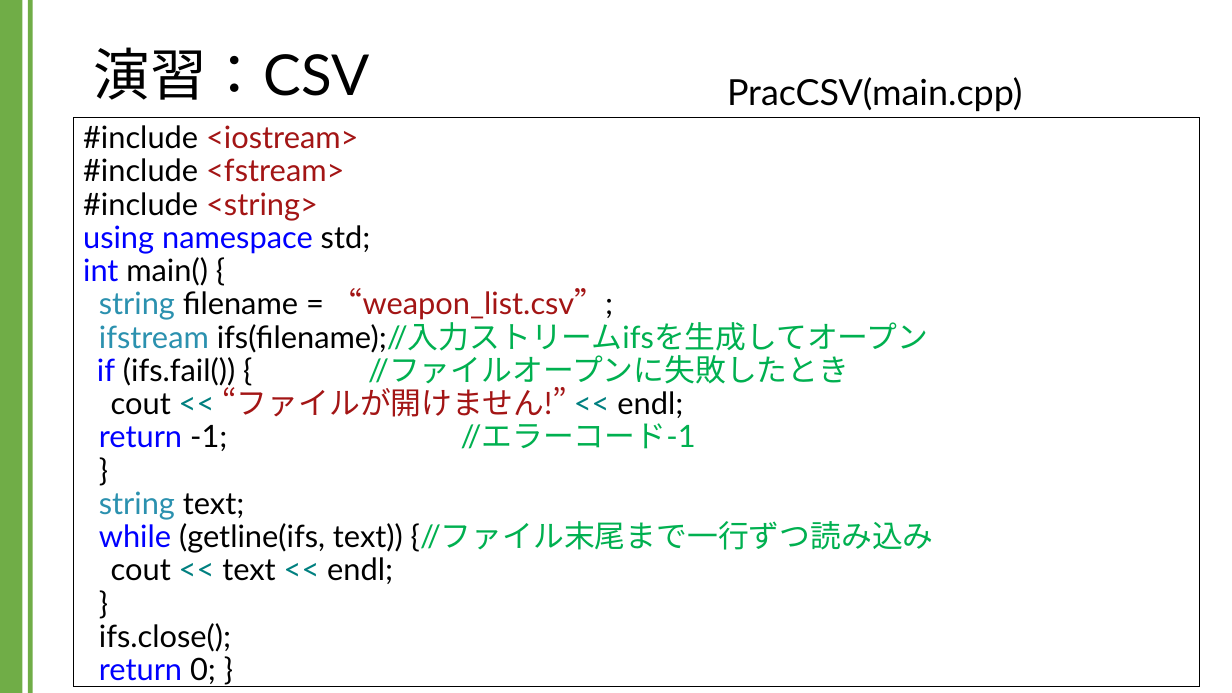
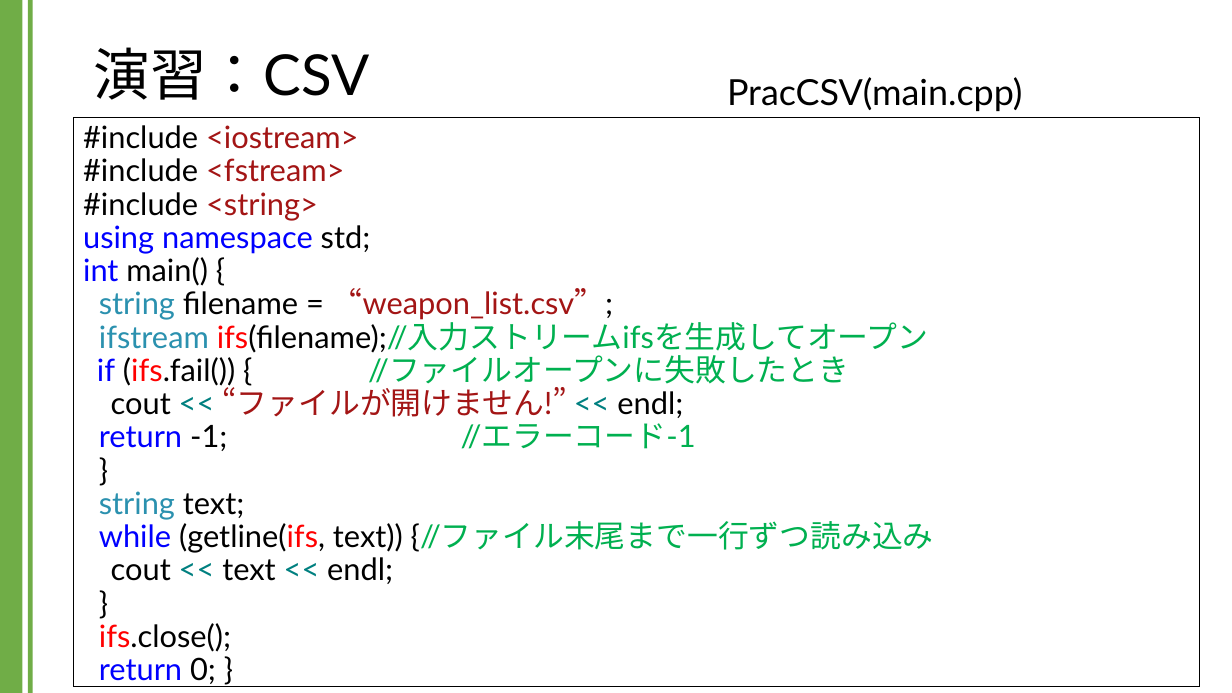
Before and after one commit to kic-murata/cpp2024, a slide deck: slide 4 of 授業資料/演習課題：CSV.pptx. Drawn at 1232x693 pixels with LibreOffice and Linux fonts; fonts in the diff are those of the drawing. Boxes give left, top, right and bottom in pixels: in the first picture for what was removed or moved away, otherwise in the second. Text is boxed around its words. In the diff, an @@ line names an element or a change of style, - is before the commit and + after.

```diff
--- a/授業資料/演習課題：CSV.pptx
+++ b/授業資料/演習課題：CSV.pptx
@@ text "#include <iostream> #include <fstream> #include ..." at [74,117,1200,686]: text colour #000000 to #FF0000 in "ifs(filename);//入力ストリームifsを生成してオープン (ifs.fail()) (getline(if ..." @@
```
Also in this commit, not shown: 4 other slides changed, 4 slides added, 1 other file.
